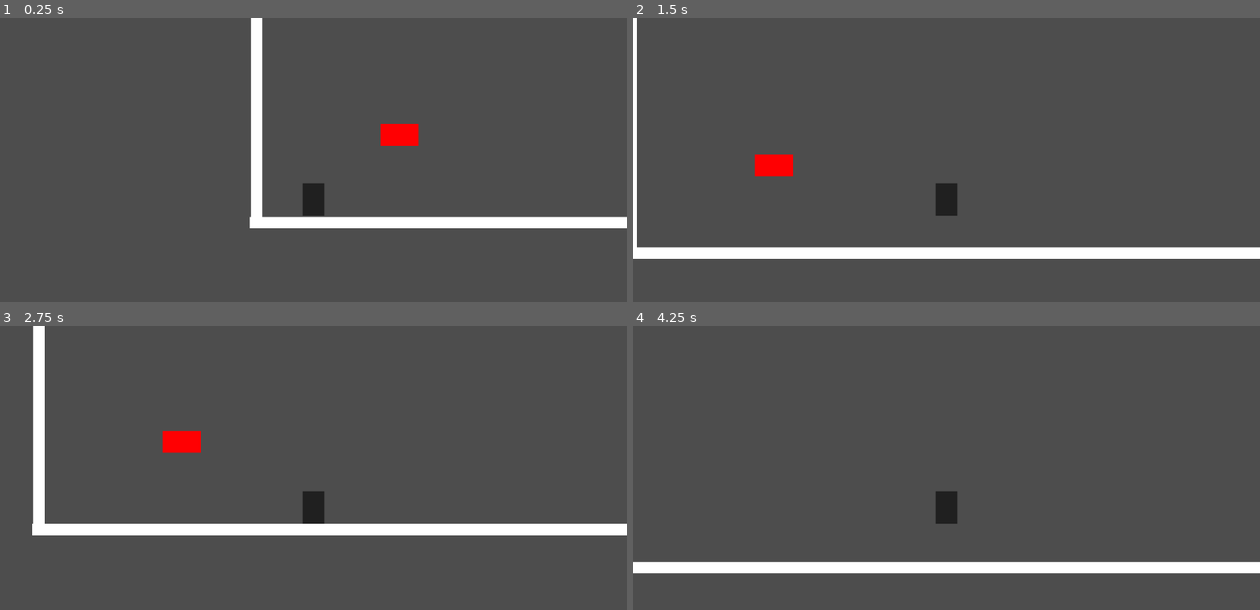
Above: before the commit, frames 1-4 (two rows, left to right).
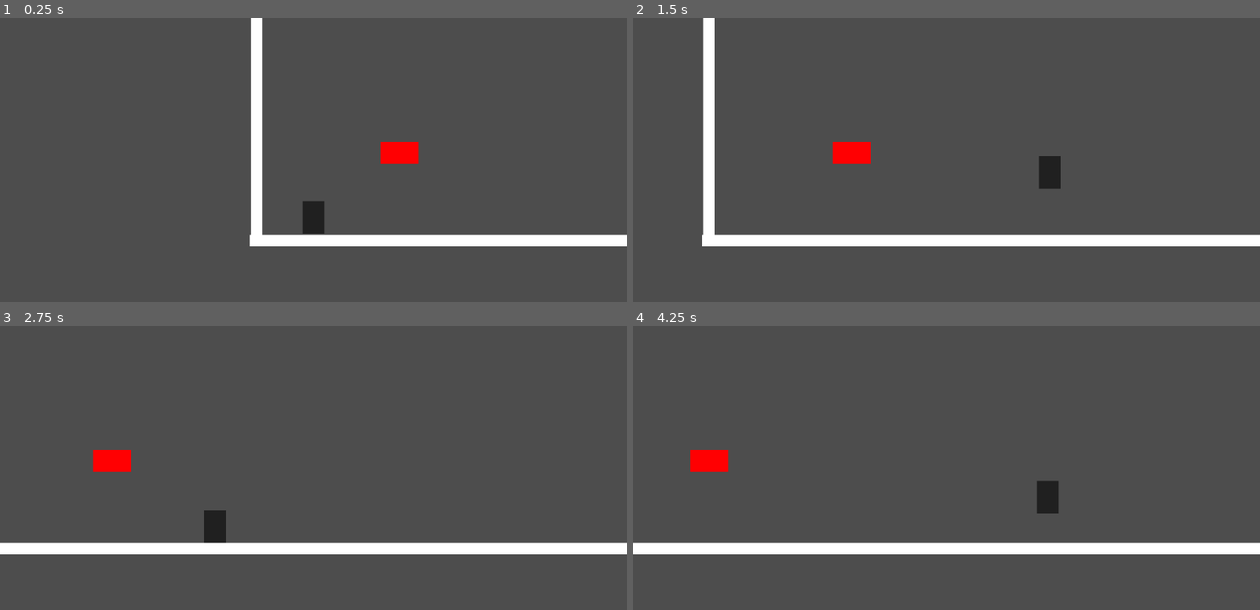
Above: after the commit, the same moments.

Repository: denzel-robin/The-Tenth-Ascension
Game: Godot game, scene res://main.tscn
Same seed, same stepped clock (60 frames per second), same inputs: the game is played once before the commit and once after it.
Inputs:
- Up to frame 1 (0.25 s): no input
- Up to frame 2 (1.5 s): tap Enter at 0.5 s; hold Right (move_right) from 0.53 s (still down); tap Shift (dash, bound only after the commit) at 0.6 s; tap Space (jump) at 0.77, 0.8, 1.07, 1.35 s
- Up to frame 3 (2.75 s): tap Space (jump) at 1.52, 1.82, 2.3 s; tap Shift (dash, bound only after the commit) at 1.55, 2.1 s; release Right (move_right) at 2.03 s; hold Left (move_left) from 2.03 s (still down)
- Up to frame 4 (4.25 s): release Left (move_left) at 2.78 s; hold Right (move_right) from 2.78 s (still down); tap Shift (dash, bound only after the commit) at 2.85 s; tap Space (jump) at 3.02, 3.32, 3.6, 3.77, 4.07 s

The runs differ from the first frame. In frame 1, 6.0% of the frame differs, in the area x 39-100%, y 37-81%; in frame 2, 12%, in the area x 0-100%, y 0-85%; in frame 3, 11%; in frame 4, 9.8%.

Commit message:
Polished movements of the player and added dash for the player

Diff:
--- a/detect_enemies.gd
+++ b/detect_enemies.gd
@@ -4,10 +4,10 @@
 
 
 func _on_body_entered(body):
-	if body.name == 'Enemy':
+	if body.name == 'Player':
 		print(body)
 	#return true
 
 func _on_body_exited(body: Node2D):
-	if body.name == 'Enemy':
+	if body.name == 'Player':
 		print(body)
--- a/player.gd
+++ b/player.gd
@@ -1,21 +1,32 @@
 extends CharacterBody2D
 
-@export var speed: float = 500.0
-@export var gravity: float = 1000.0
-@export var jump_force: float = 500.0
+@export var speed: float = 400.0
+@export var gravity: float = 980.0
+@export var jump_force: float = 400.0
+@export_range(0,1) var decelaration = 0.1
+@export_range(0,1) var accelaration = 0.1
+#@export_range(0,1) var decelarate_on_jump = 0.1
+@export var dash_max_distance = 300.0
+@export var dash_speed = 1000.0
+@export var dash_cooldown = 1.0
+@export var dash_curve: Curve
+
+var is_dashing = false
+var dash_start_pos = 0
+var dash_dir = 0
+var dash_timer = 0
 
 var hp = 100
 var mp = 50
 
 func _physics_process(delta: float) -> void:
-	var direction := Vector2.ZERO
 
-	if Input.is_action_pressed("move_right"):
-		direction.x += 1
-	if Input.is_action_pressed("move_left"):
-		direction.x -= 1
+	var direction = Input.get_axis('move_left',"move_right")
 
-	velocity.x = direction.x * speed
+	if direction:
+		velocity.x = move_toward(velocity.x, direction * speed, speed * accelaration)
+	else:
+		velocity.x = move_toward(velocity.x, 0, speed * decelaration)
 
 	if not is_on_floor():
 		velocity.y += gravity * delta
@@ -24,5 +35,23 @@
 
 	if Input.is_action_just_pressed("jump") and is_on_floor():
 		velocity.y = -jump_force
+	#if Input.is_action_just_released('jump') and velocity.y < 0:
+		#velocity.y *= decelarate_on_jump
+
+	if Input.is_action_just_pressed('dash') and not is_dashing and dash_timer <= 0:
+		is_dashing = true
+		dash_timer = dash_cooldown
+		dash_dir = direction
+		dash_start_pos = position.x
+	if is_dashing:
+		var current_dist = abs(position.x - dash_start_pos)
+		if current_dist > dash_max_distance or is_on_wall():
+			is_dashing = false
+		else:
+			velocity.x = dash_dir * dash_speed * dash_curve.sample(current_dist / dash_max_distance)
+			velocity.y = 0
+	if dash_timer > 0:
+		dash_timer -= delta
+
 
 	move_and_slide()
--- a/player.tscn
+++ b/player.tscn
@@ -1,17 +1,18 @@
-[gd_scene load_steps=5 format=3 uid="uid://cegsf7phk00tv"]
+[gd_scene load_steps=4 format=3 uid="uid://cegsf7phk00tv"]
 
 [ext_resource type="Script" uid="uid://l4e0lw40a5vf" path="res://player.gd" id="1_4flbx"]
-[ext_resource type="Script" uid="uid://1bndmp1irmcm" path="res://detect_enemies.gd" id="2_onrkg"]
+
+[sub_resource type="Curve" id="Curve_4flbx"]
+_data = [Vector2(0, 1), 0.0, 0.0, 0, 0, Vector2(1, 0.493548), -1.47075, 0.0, 0, 0]
+point_count = 2
 
 [sub_resource type="RectangleShape2D" id="RectangleShape2D_4flbx"]
 size = Vector2(38, 59)
 
-[sub_resource type="RectangleShape2D" id="RectangleShape2D_onrkg"]
-size = Vector2(1152, 648)
-
 [node name="Player" type="CharacterBody2D"]
 position = Vector2(572, 329)
 script = ExtResource("1_4flbx")
+dash_curve = SubResource("Curve_4flbx")
 metadata/_edit_group_ = true
 
 [node name="ShapeOfPlayer" type="CollisionShape2D" parent="."]
@@ -26,12 +27,7 @@
 color = Color(0.12524, 0.12524, 0.12524, 1)
 
 [node name="Camera2D" type="Camera2D" parent="."]
-
-[node name="DetectEnemies" type="Area2D" parent="."]
-script = ExtResource("2_onrkg")
-
-[node name="CameraShape" type="CollisionShape2D" parent="DetectEnemies"]
-shape = SubResource("RectangleShape2D_onrkg")
-
-[connection signal="body_entered" from="DetectEnemies" to="DetectEnemies" method="_on_body_entered"]
-[connection signal="body_exited" from="DetectEnemies" to="DetectEnemies" method="_on_body_exited"]
+process_callback = 0
+position_smoothing_enabled = true
+drag_horizontal_enabled = true
+drag_vertical_enabled = true
--- a/project.godot
+++ b/project.godot
@@ -57,3 +57,8 @@
 "events": [Object(InputEventKey,"resource_local_to_scene":false,"resource_name":"","device":-1,"window_id":0,"alt_press …(191 unchanged characters)…
 ]
 }
+dash={
+"deadzone": 0.2,
+"events": [Object(InputEventKey,"resource_local_to_scene":false,"resource_name":"","device":-1,"window_id":0,"alt_pressed":false,"shift_pressed":false,"ctrl_pressed":false,"meta_pressed":false,"pressed":false,"keycode":0,"physical_keycode":4194325,"key_label":0,"unicode":0,"location":0,"echo":false,"script":null)
+]
+}
